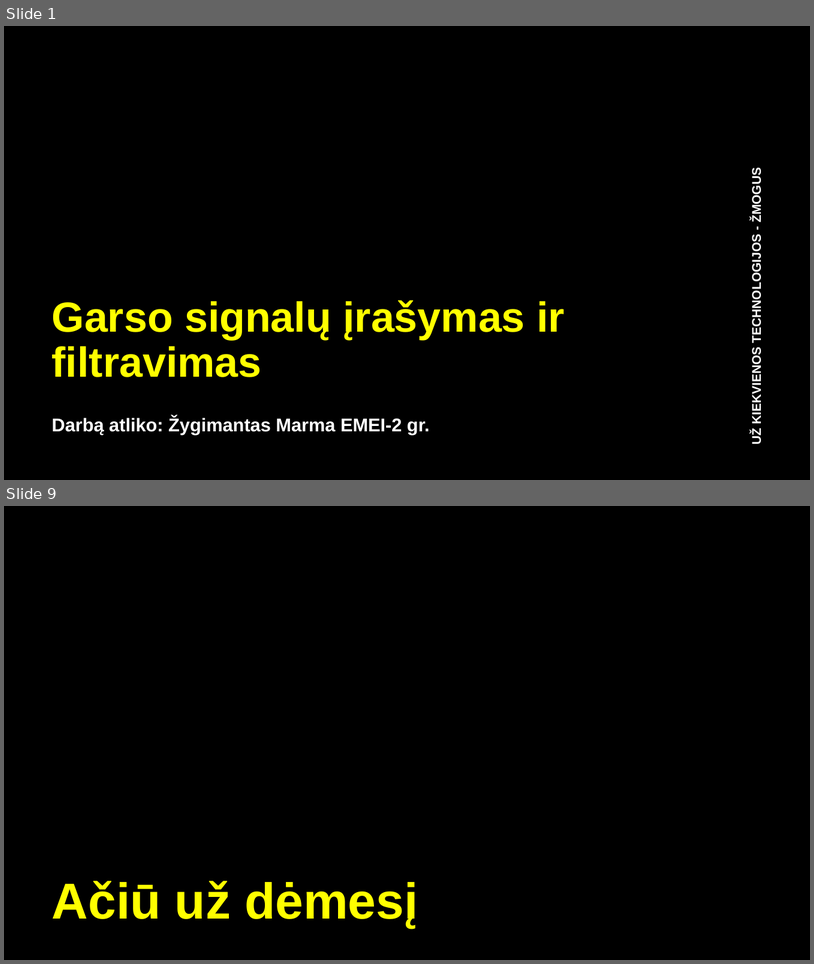
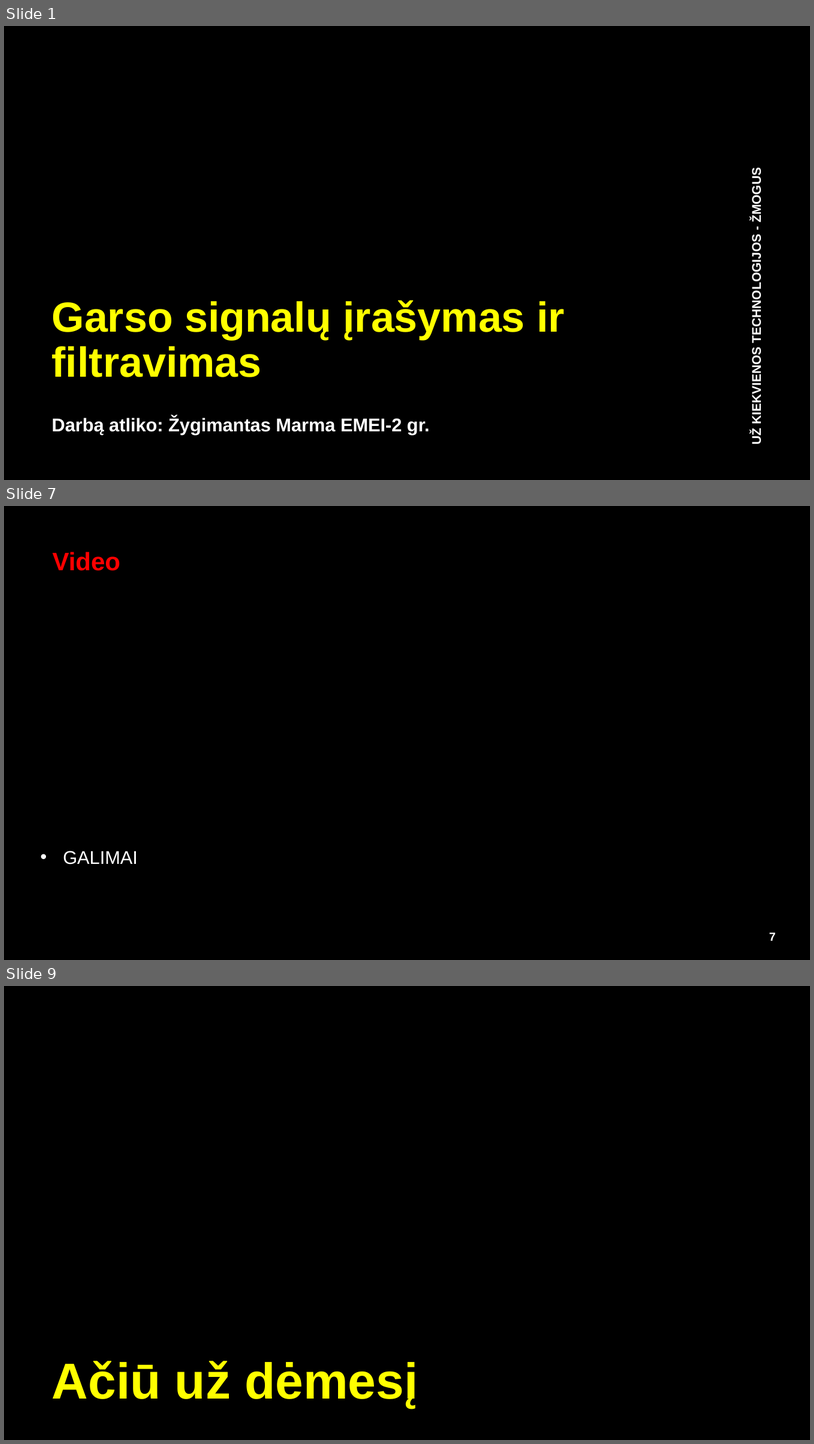
Before and after one commit to IamAidas/sem11-DSP, a slide deck: individualProject/audioProjectDsp_EEF.pptx. Shown one above the other, each under a label of ours: slides 1 and 9 before the commit, slides 1, 7 and 9 after it; the slides between them are not shown. The pictures are 814x964 and 814x1444 pixels, drawn with LibreOffice and Linux fonts; fonts in the diff are those of the drawing; background and template pictures are left out. Boxes give left, top, right and bottom in pixels: in the first picture for what was removed or moved away, otherwise in the second. Text is boxed around its words. In the diff, an @@ line names an element or a change of style, - is before the commit and + after.

```diff
--- a/individualProject/audioProjectDsp_EEF.pptx
+++ b/individualProject/audioProjectDsp_EEF.pptx
@@ slide 7 added at [4, 506, 810, 960], background #000000 @@
@@ text added at [53, 552, 120, 571], 30 pt, text #FF0000, bold @@
+Video
@@ text added at [63, 850, 138, 864], 22 pt, text #FFFFFF @@
+• GALIMAI
@@ page number added at [770, 932, 776, 940], 14 pt, text #FFFFFF, bold @@
+7
```
Also in this commit, not shown: 2 slides changed, 4 other slides added, 5 slides removed, 1 other file.
